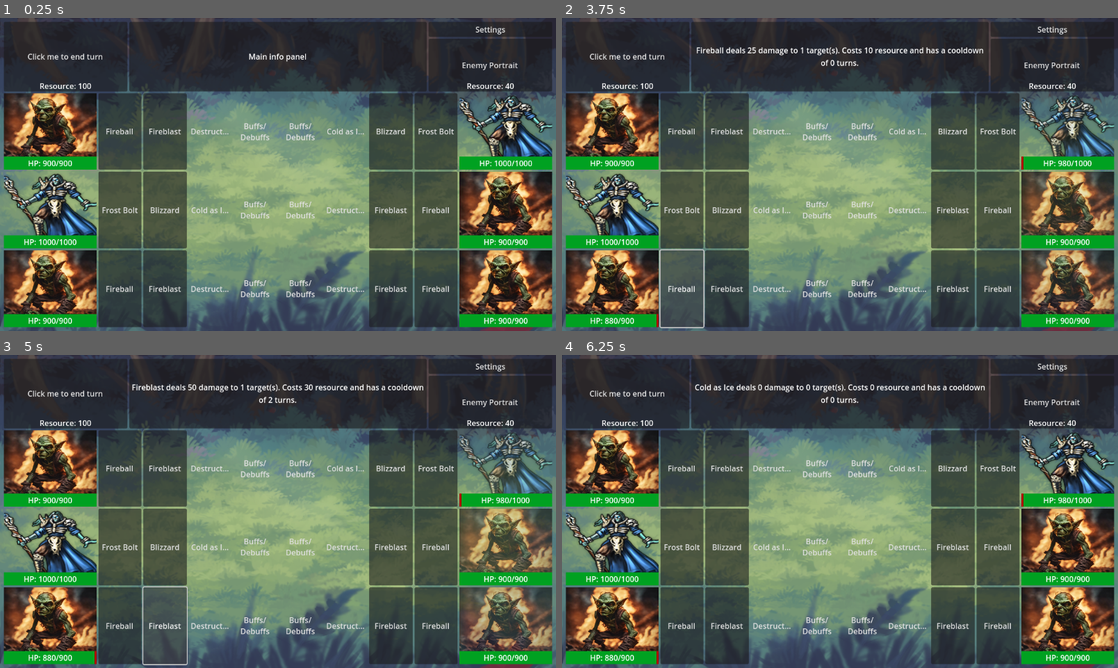
Above: before the commit, frames 1-4 (two rows, left to right).
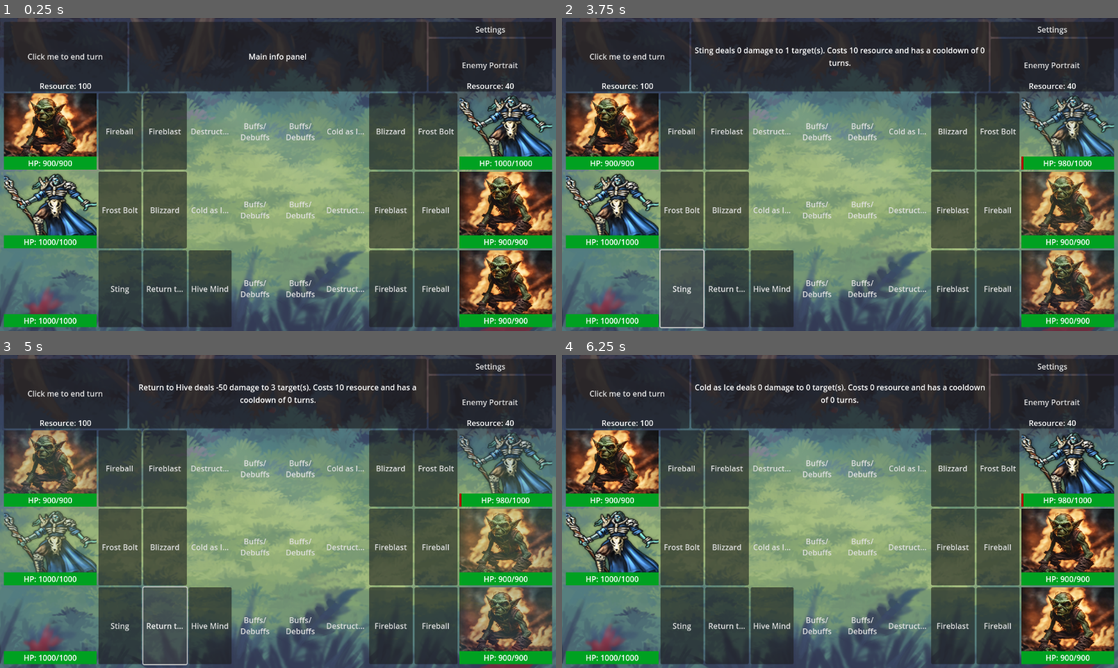
Above: after the commit, the same moments.

Repository: billyquick/arena_game
Game: Godot game, scene res://scenes/battle_level.tscn
Same seed, same stepped clock (60 frames per second), same inputs: the game is played once before the commit and once after it.
Inputs (mouse positions are in pixels of both pictures, inside the frame that each line leads up to):
- Up to frame 1 (0.25 s): no input
- Up to frame 2 (3.75 s): click "Click me to end turn" at 0.5 s; click (612, 130) at 1.25 s; click (612, 208) at 2 s; click (612, 287) at 2.75 s; click "Fireball" (after the commit: "Sting") at 3.5 s
- Up to frame 3 (5 s): click "Fireblast" (after the commit: "Return to Hive") at 4.25 s
- Up to frame 4 (6.25 s): click "Destruction (Passive)" (after the commit: "Hive Mind") at 5 s; click (1067, 467) at 5.75 s

The runs differ from the first frame. In frame 1, 5.5% of the frame differs, in the area x 0-42%, y 74-99%; in frame 2, 6.3%; in frame 3, 10%, in the area x 0-77%, y 9-99%; in frame 4, 5.5%.

Commit message:
Initial Swarm implementation
Implemented third character. Also made some logic updates

Diff:
--- a/Resources/team_manager.gd
+++ b/Resources/team_manager.gd
@@ -8,6 +8,7 @@
 
 const Goblin = preload("res://characters/goblin/goblin.tres")
 const FrostMage = preload("res://characters/frost_mage/frost_mage.tres")
+const Swarm = preload("res://characters/swarm/swarm.tres")
 
 func _init():
 	playerTeam = []
@@ -22,10 +23,18 @@
 func setupTeams():
 	var playerCharacter1 = Character.new(Goblin)
 	var playerCharacter2 = Character.new(FrostMage)
-	var playerCharacter3 = Character.new(Goblin)
+	var playerCharacter3 = Character.new(Swarm)
 	var enemyCharacter1 = Character.new(FrostMage)
 	var enemyCharacter2 = Character.new(Goblin)
 	var enemyCharacter3 = Character.new(Goblin)
 
 	playerTeam = [playerCharacter1, playerCharacter2, playerCharacter3]
 	opponentTeam = [enemyCharacter1, enemyCharacter2, enemyCharacter3]
+
+func getTeam(character: Character):
+	# return the team array for the team the character is on
+	for characters in opponentTeam:
+		if character == characters:
+			return opponentTeam
+		else:
+			return playerTeam
--- a/battle.gd
+++ b/battle.gd
@@ -66,7 +66,7 @@
 func executeAbility(character, selectedAbility, target):
 	# insulating passives
 	var additionalCosts = 0
-	if activeCharacter != null:
+	if activeCharacter != null and !selectedAbility.is_passive:
 		additionalCosts += getCost(activeCharacter.modifiers)
 	# TODO: change player resource to check whose turn it is
 	if playerResource.consumeResource(selectedAbility.cost, additionalCosts):
@@ -123,6 +123,10 @@
 
 		# wrap up
 		activeCharacter = null
+		# Current design philosophy is 1 ability use a turn, per ability per character
+		if activeAbility != null:
+			activeAbility.is_useable = !activeAbility.is_useable
+			print(activeAbility.abilityName, " is useable? ", activeAbility.is_useable)
 		activeAbility = null
 		updateResource()
 		resetAnimations(bothTeamUI)
@@ -260,7 +264,7 @@
 		return false
 
 func _on_char_1_portrait_pressed():
-	if activeCharacter != null and isValidTarget(teamManager.playerTeam[0]):
+	if activeCharacter != null and isValidTarget(teamManager.playerTeam[0]) and activeAbility.is_useable:
 		if activeAbility.targets == 3:
 			executeAbility(activeCharacter, activeAbility, teamManager.playerTeam)
 		else:
@@ -292,7 +296,7 @@
 	print(teamManager.playerTeam[0].abilities[2].abilityName, " can target: ", validTargets)
 
 func _on_char_2_portrait_pressed():
-	if activeCharacter != null and isValidTarget(teamManager.playerTeam[1]):
+	if activeCharacter != null and isValidTarget(teamManager.playerTeam[1]) and activeAbility.is_useable:
 		if activeAbility.targets == 3:
 			executeAbility(activeCharacter, activeAbility, teamManager.playerTeam)
 		else:
@@ -322,7 +326,7 @@
 	print(teamManager.playerTeam[1].abilities[2].abilityName, " can target: ", validTargets)
 
 func _on_char_3_portrait_pressed():
-	if activeCharacter != null and isValidTarget(teamManager.playerTeam[2]):
+	if activeCharacter != null and isValidTarget(teamManager.playerTeam[2]) and activeAbility.is_useable:
 		if activeAbility.targets == 3:
 			executeAbility(activeCharacter, activeAbility, teamManager.playerTeam)
 		else:
@@ -353,7 +357,7 @@
 
 ## ENEMY
 func _on_enemy_portrait_1_pressed():
-	if activeCharacter != null and isValidTarget(teamManager.opponentTeam[0]):
+	if activeCharacter != null and isValidTarget(teamManager.opponentTeam[0]) and activeAbility.is_useable:
 		if activeAbility.targets == 3:
 			executeAbility(activeCharacter, activeAbility, teamManager.opponentTeam)
 		else:
@@ -362,7 +366,7 @@
 		print("No active character")
 
 func _on_enemy_2_portrait_pressed():
-	if activeCharacter != null and isValidTarget(teamManager.opponentTeam[1]):
+	if activeCharacter != null and isValidTarget(teamManager.opponentTeam[1]) and activeAbility.is_useable:
 		if activeAbility.targets == 3:
 			executeAbility(activeCharacter, activeAbility, teamManager.opponentTeam)
 		else:
@@ -371,7 +375,7 @@
 		print("No active character")
 
 func _on_enemy_3_portrait_pressed():
-	if activeCharacter != null and isValidTarget(teamManager.opponentTeam[2]):
+	if activeCharacter != null and isValidTarget(teamManager.opponentTeam[2]) and activeAbility.is_useable:
 		if activeAbility.targets == 3:
 			executeAbility(activeCharacter, activeAbility, teamManager.opponentTeam)
 		else:
@@ -416,11 +420,15 @@
 		# clear actives if the turn is ending
 		activeAbility = null
 		activeCharacter = null
+		# proc passives that happen End of Turn
 		for characters in teamManager.playerTeam:
 			for ability in characters.abilities:
 				# using -1 as a way to indicate a passive triggers EOT
 				if ability.is_passive and ability.cooldown == -1:
 					executePassive(characters, ability)
+				if ability.cooldown == 0:
+					ability.is_useable == true
+					print("setting ", ability.abilityName, " to useable")
 		# if it's the player's turn, make it the enemy's turn
 		turnTracker.append("enemyTurn")
 		print(turnTracker)
--- a/character_abilities.gd
+++ b/character_abilities.gd
@@ -9,6 +9,7 @@
 @export var damage: int = 0
 @export var attack_hits: int = 1
 @export var targets_friendly: bool = false
+@export var targets_self: bool = false
 @export var targets_enemy: bool = true
 @export var targets_random: bool = false
 @export var is_passive: bool = false
--- a/characters/abilities.gd
+++ b/characters/abilities.gd
@@ -10,6 +10,7 @@
 var cooldown: int
 var attack_hits: int
 var targets_friendly: bool
+var targets_self: bool
 var targets_enemy: bool
 var targets_random: bool
 var is_passive: bool
@@ -28,6 +29,7 @@
 	self.cooldown = ability.cooldown
 	self.attack_hits = ability.attack_hits
 	self.targets_friendly = ability.targets_friendly
+	self.targets_self = ability.targets_self
 	self.targets_enemy = ability.targets_enemy
 	self.targets_random = ability.targets_random
 	self.is_passive = ability.is_passive
--- /dev/null
+++ b/characters/swarm/hive_mind.tres
@@ -0,0 +1,20 @@
+[gd_resource type="Resource" script_class="CharacterAbilities" load_steps=2 format=3 uid="uid://b4g8nbl4v1mmn"]
+
+[ext_resource type="Script" path="res://character_abilities.gd" id="1_sodbk"]
+
+[resource]
+script = ExtResource("1_sodbk")
+name = "Hive Mind"
+description = "%s deals %d damage to %d target(s). Costs %d resource and has a cooldown of %d turns."
+cost = 50
+targets = 3
+cooldown = 1
+damage = 0
+attack_hits = 1
+targets_friendly = false
+targets_enemy = true
+targets_random = false
+is_passive = false
+is_useable = true
+applies_modifier = false
+modifiers = []
--- /dev/null
+++ b/characters/swarm/return_to_hive.tres
@@ -0,0 +1,21 @@
+[gd_resource type="Resource" script_class="CharacterAbilities" load_steps=2 format=3 uid="uid://s0gp6hasgxpu"]
+
+[ext_resource type="Script" path="res://character_abilities.gd" id="1_laf6n"]
+
+[resource]
+script = ExtResource("1_laf6n")
+name = "Return to Hive"
+description = "%s deals %d damage to %d target(s). Costs %d resource and has a cooldown of %d turns."
+cost = 10
+targets = 3
+cooldown = 0
+damage = -50
+attack_hits = 1
+targets_friendly = true
+targets_self = true
+targets_enemy = true
+targets_random = false
+is_passive = false
+is_useable = true
+applies_modifier = false
+modifiers = []
--- /dev/null
+++ b/characters/swarm/sting.tres
@@ -0,0 +1,21 @@
+[gd_resource type="Resource" script_class="CharacterAbilities" load_steps=3 format=3 uid="uid://bms2qyyyxpjon"]
+
+[ext_resource type="Resource" uid="uid://iijelsubwpo3" path="res://characters/swarm/sting_modifier.tres" id="1_frs3u"]
+[ext_resource type="Script" path="res://character_abilities.gd" id="1_gl3bw"]
+
+[resource]
+script = ExtResource("1_gl3bw")
+name = "Sting"
+description = "%s deals %d damage to %d target(s). Costs %d resource and has a cooldown of %d turns."
+cost = 10
+targets = 1
+cooldown = 0
+damage = 0
+attack_hits = 1
+targets_friendly = false
+targets_enemy = true
+targets_random = false
+is_passive = false
+is_useable = true
+applies_modifier = true
+modifiers = [ExtResource("1_frs3u")]
--- /dev/null
+++ b/characters/swarm/sting_modifier.tres
@@ -0,0 +1,17 @@
+[gd_resource type="Resource" script_class="CharacterModifiers" load_steps=2 format=3 uid="uid://iijelsubwpo3"]
+
+[ext_resource type="Script" path="res://character_modifiers.gd" id="1_f8p05"]
+
+[resource]
+script = ExtResource("1_f8p05")
+name = "Stung"
+max_health = 0
+health = 0
+armor = 0
+cost = 0
+targets = 0
+cooldown = 0
+damage = 10
+attack_hits = 0
+duration_ability = 0
+duration_turn = 5
--- a/characters/swarm/swarm.tres
+++ b/characters/swarm/swarm.tres
@@ -1,12 +1,15 @@
-[gd_resource type="Resource" script_class="CharacterStats" load_steps=2 format=3 uid="uid://c2ttgwusk2s0s"]
+[gd_resource type="Resource" script_class="CharacterStats" load_steps=5 format=3 uid="uid://c2ttgwusk2s0s"]
 
 [ext_resource type="Script" path="res://character_stats.gd" id="1_3u6eh"]
+[ext_resource type="Resource" uid="uid://bms2qyyyxpjon" path="res://characters/swarm/sting.tres" id="1_trse1"]
+[ext_resource type="Resource" uid="uid://s0gp6hasgxpu" path="res://characters/swarm/return_to_hive.tres" id="2_encec"]
+[ext_resource type="Resource" uid="uid://b4g8nbl4v1mmn" path="res://characters/swarm/hive_mind.tres" id="3_cbq83"]
 
 [resource]
 script = ExtResource("1_3u6eh")
 name = "Swarm"
 max_health = 1000
 health = 1000
-abilities = []
-buffs = []
-debuffs = []
+abilities = [ExtResource("1_trse1"), ExtResource("2_encec"), ExtResource("3_cbq83")]
+modifiers = []
+armor = 0
Binary file added: characters/swarm/Shino.png
